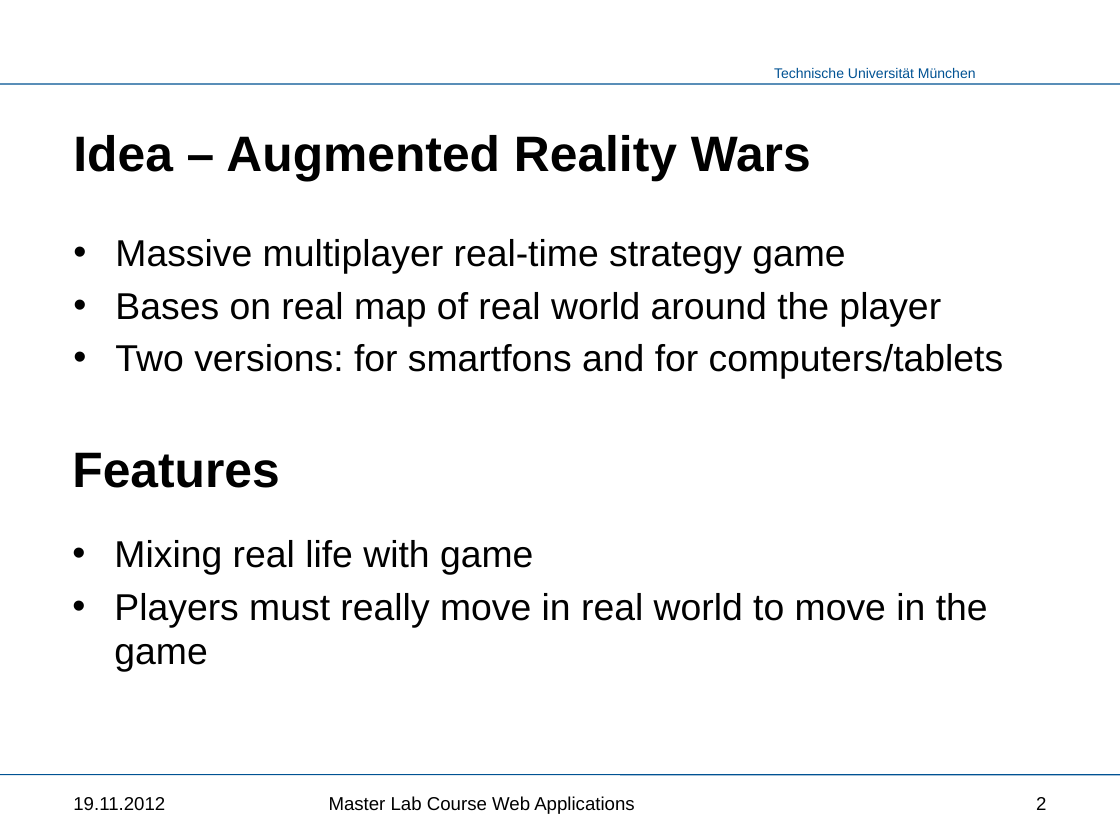
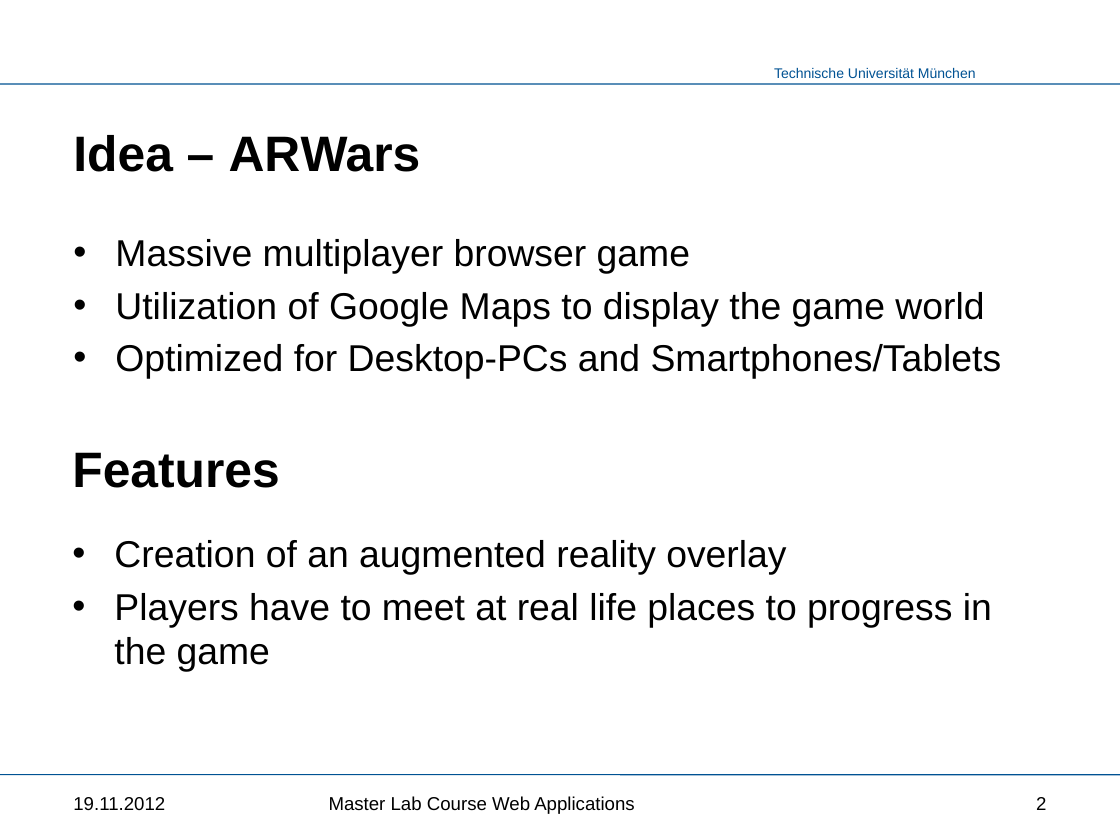
Before and after one commit to kneczaj/pi-puppids, a slide deck: slide 2 of docs/group4_project_presentation.pptx. Drawn at 1120x840 pixels with LibreOffice and Linux fonts; fonts in the diff are those of the drawing; background and template pictures are left out. Boxes give left, top, right and bottom in pixels: in the first picture for what was removed or moved away, otherwise in the second. Text is boxed around its words. In the diff, an @@ line names an element or a change of style, - is before the commit and + after.

```diff
--- a/docs/group4_project_presentation.pptx
+++ b/docs/group4_project_presentation.pptx
@@ title at <box>73,135,421,172</box>: text changed @@
-Idea – Augmented Reality Wars
+Idea – ARWars
@@ text at <box>115,239,1002,379</box>: text changed @@
-• Massive multiplayer real-time strategy game
-• Bases on real map of real world around the player
-• Two versions: for smartfons and for computers/tablets
+• Massive multiplayer browser game
+• Utilization of Google Maps to display the game world
+• Optimized for Desktop-PCs and Smartphones/Tablets
@@ text at <box>114,540,992,672</box>: text changed @@
-• Mixing real life with game
-• Players must really move in real world to move in the game
+• Creation of an augmented reality overlay
+• Players have to meet at real life places to progress in the game
```
Also in this commit, not shown: 5 other slides changed, 2 slides added.
